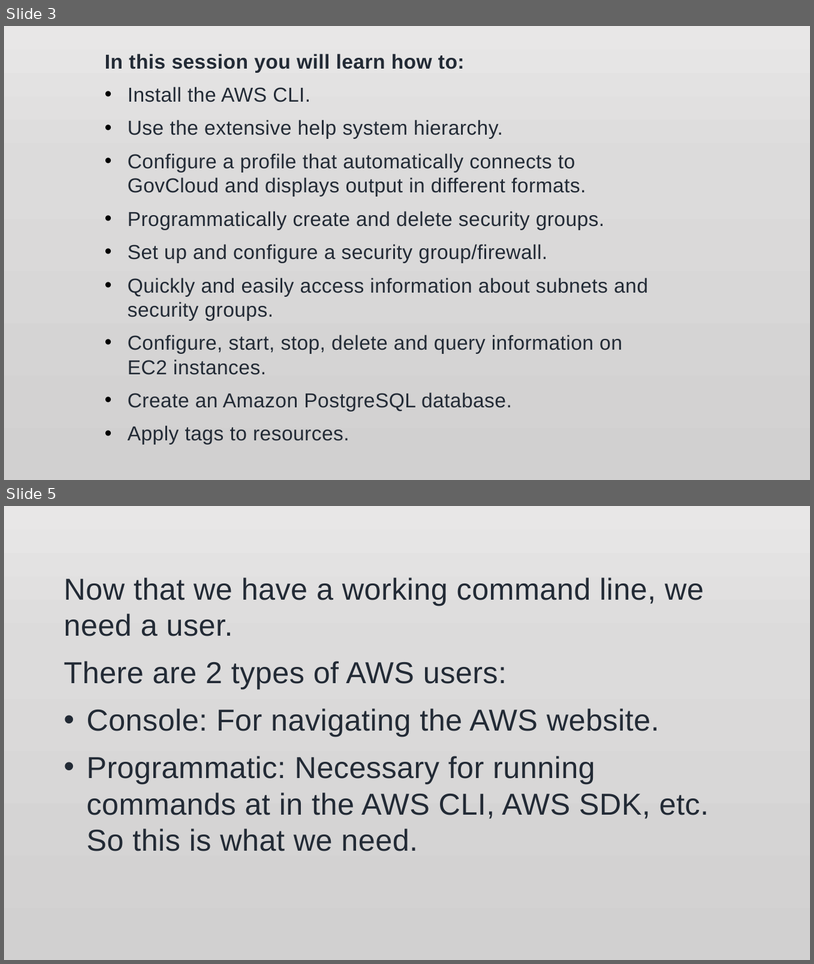
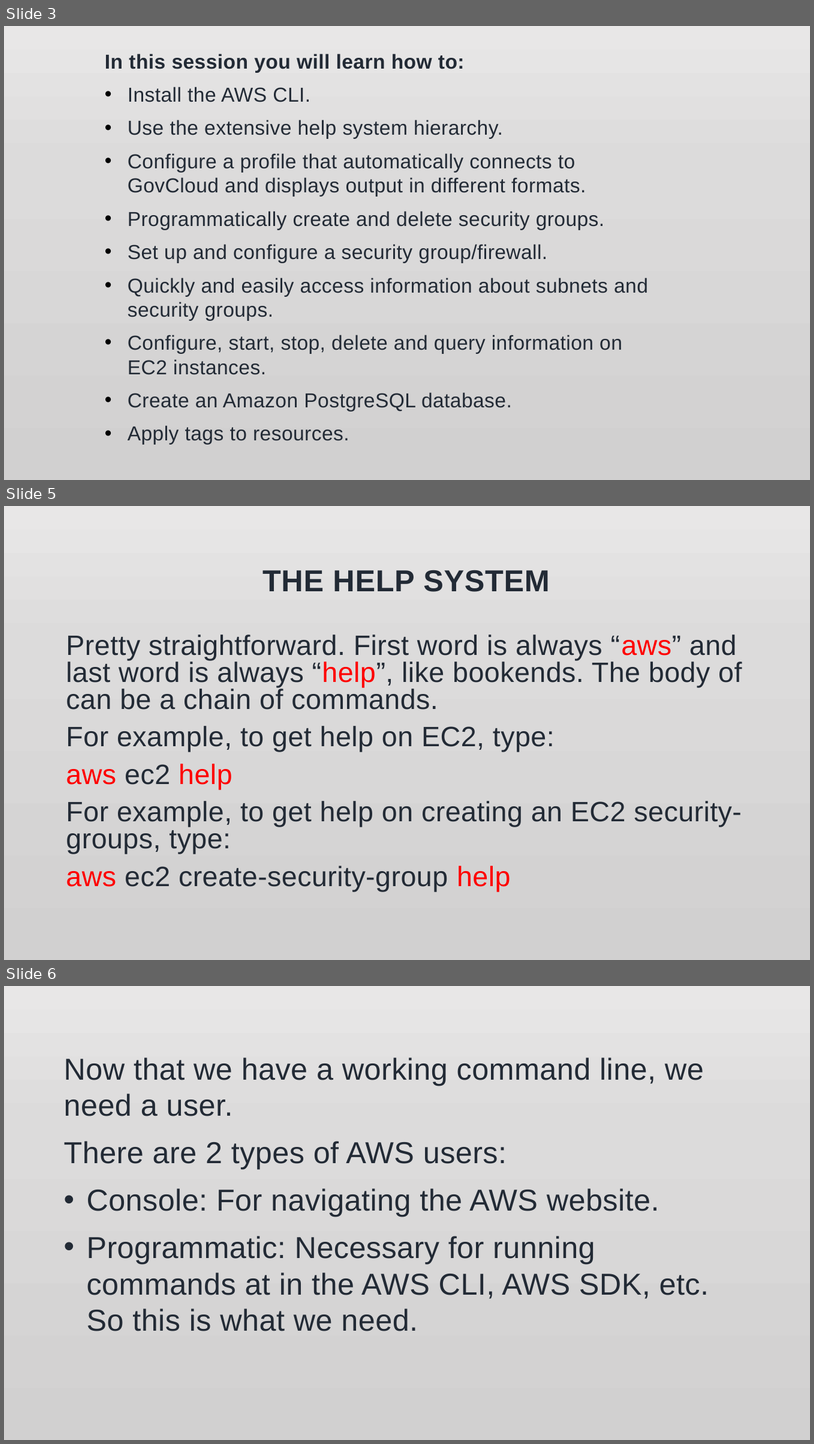
Before and after one commit to jonathan-r-jones/Composable-Batch-Files, a slide deck: jaws.pptx. Shown one above the other, each under a label of ours: slides 3 and 5 before the commit, slides 3, 5 and 6 after it; the slides between them are not shown. The pictures are 814x964 and 814x1444 pixels, drawn with LibreOffice and Linux fonts; fonts in the diff are those of the drawing; background and template pictures are left out. Boxes give left, top, right and bottom in pixels: in the first picture for what was removed or moved away, otherwise in the second. Text is boxed around its words. In the diff, an @@ line names an element or a change of style, - is before the commit and + after.

```diff
--- a/jaws.pptx
+++ b/jaws.pptx
@@ slide 5 added at bbox=[4, 506, 810, 960], background picture (left out) @@
@@ title added at bbox=[263, 570, 550, 592], 36 pt, text #222A35, bold @@
+THE HELP SYSTEM
@@ text added at bbox=[66, 634, 742, 891], 33.3 pt, text #222A35 @@
+Pretty straightforward. First word is always “aws” and last word is always “help”, like bookends. The body of can be a chain of commands.
+For example, to get help on EC2, type:
+aws ec2 help
+For example, to get help on creating an EC2 security-groups, type:
+aws ec2 create-security-group help
@@ what was slide 5 is now slide 6 @@
```
Also in this commit, not shown: 3 slides changed, 3 other slides added, 4 other files.
